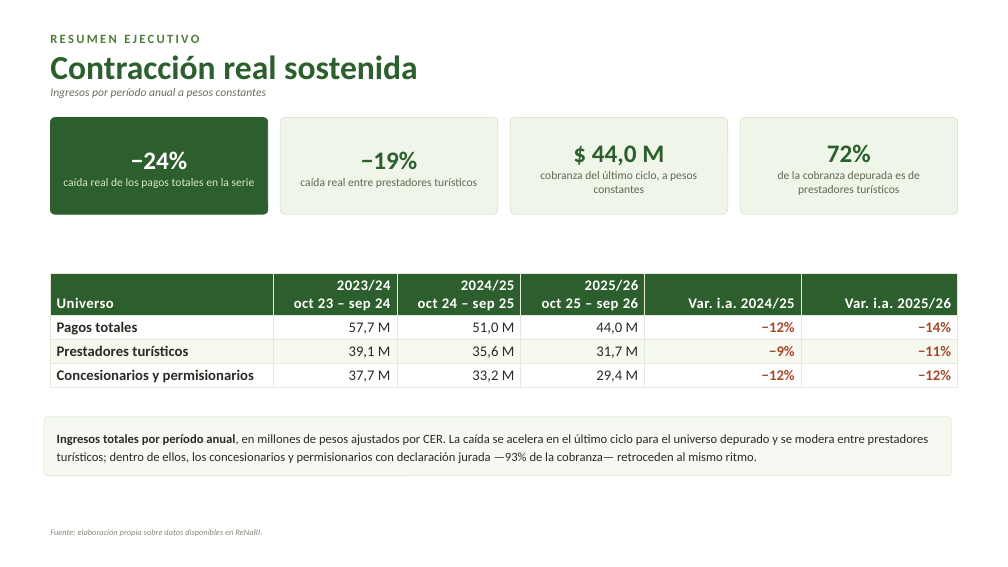
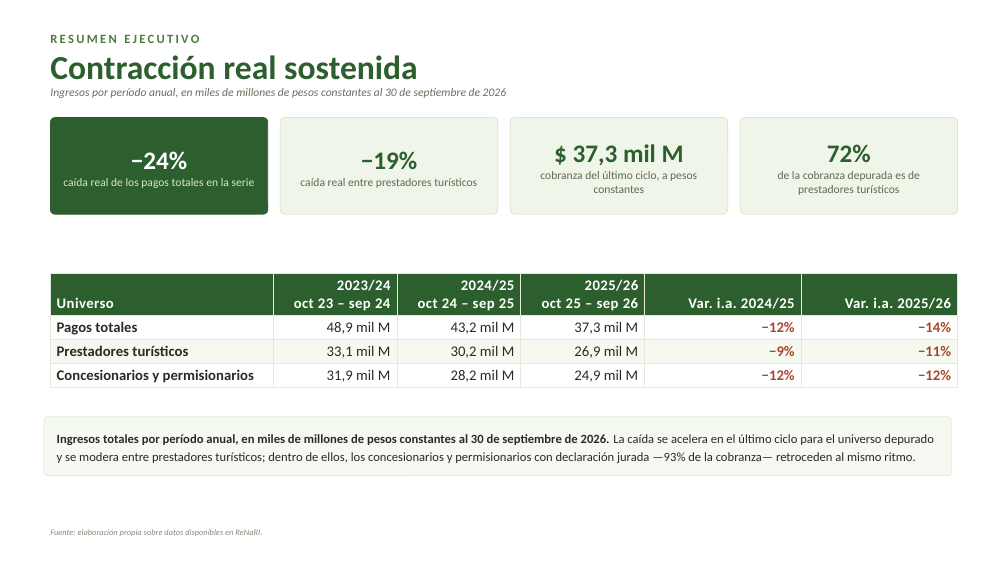
Before and after one commit to FFA-Argentina/ingresos-APN, a slide deck: slide 3 of Informe_Cobranzas_trienal_sep26.pptx. Drawn at 1008x567 pixels with LibreOffice and Linux fonts; fonts in the diff are those of the drawing. Boxes give left, top, right and bottom in pixels: in the first picture for what was removed or moved away, otherwise in the second. Text is boxed around its words. In the diff, an @@ line names an element or a change of style, - is before the commit and + after.

```diff
--- a/Informe_Cobranzas_trienal_sep26.pptx
+++ b/Informe_Cobranzas_trienal_sep26.pptx
@@ text at [50,88,506,98]: text changed @@
-Ingresos por período anual a pesos constantes
+Ingresos por período anual, en miles de millones de pesos constantes al 30 de septiembre de 2026
@@ text at [573,144,684,165]: text changed @@
-$ 44,0 M
+$ 37,3 mil M
@@ table at [51,273,958,387] @@
-row 2: Pagos totales | 57,7 M | 51,0 M | 44,0 M | −12% | −14%
+row 2: Pagos totales | 48,9 mil M | 43,2 mil M | 37,3 mil M | −12% | −14%
-row 3: Prestadores turísticos | 39,1 M | 35,6 M | 31,7 M | −9% | −11%
+row 3: Prestadores turísticos | 33,1 mil M | 30,2 mil M | 26,9 mil M | −9% | −11%
-row 4: Concesionarios y permisionarios | 37,7 M | 33,2 M | 29,4 M | −12% | −12%
+row 4: Concesionarios y permisionarios | 31,9 mil M | 28,2 mil M | 24,9 mil M | −12% | −12%
@@ text at [57,434,933,463]: text changed @@
-Ingresos totales por período anual, en millones de pesos ajustados por CER. La caída se acelera en el último ciclo para el universo depurado y se modera entre prestadores turísticos; dentro de ellos, los concesionarios y permisionarios con declaración jurada —93% de la cobranza— retroceden al mismo ritmo.
+Ingresos totales por período anual, en miles de millones de pesos constantes al 30 de septiembre de 2026. La caída se acelera en el último ciclo para el universo depurado y se modera entre prestadores turísticos; dentro de ellos, los concesionarios y permisionarios con declaración jurada —93% de la cobranza— retroceden al mismo ritmo.
```
Also in this commit, not shown: 9 other slides changed, 4 other files.
